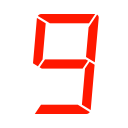
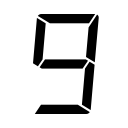
Layer changes from the first 128 × 128 image to the second:
painted on "9" over 33, 14, 99, 114
